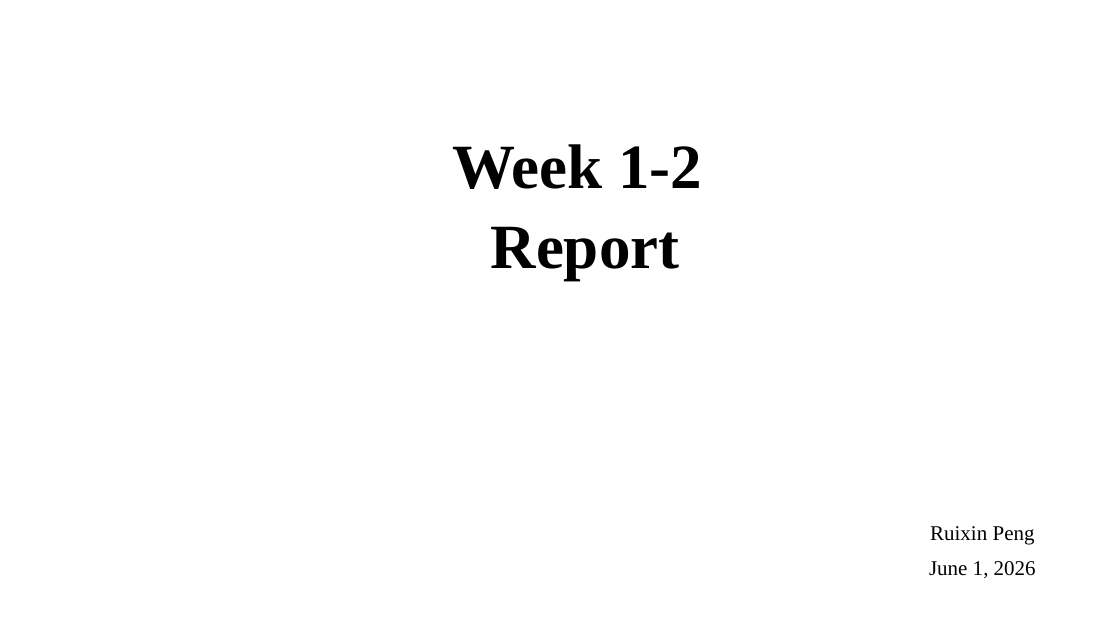
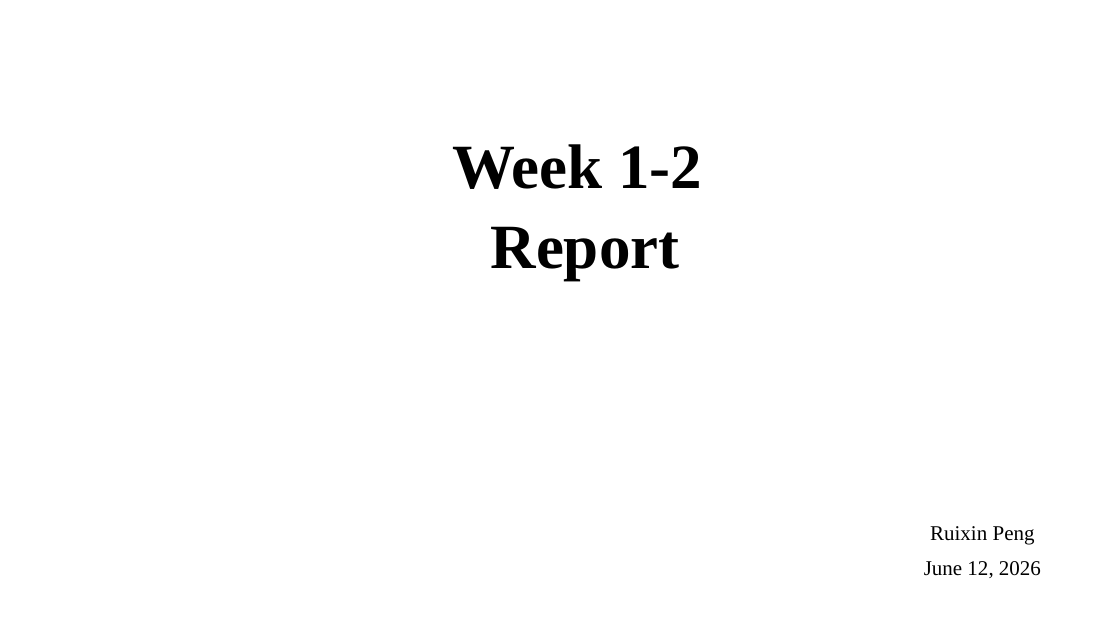
Before and after one commit to Strongxlb/Graduation-Project, a slide deck: slide 1 of meetings/我/6.2.pptx. Drawn at 1120x630 pixels with LibreOffice and Linux fonts; fonts in the diff are those of the drawing. Boxes give left, top, right and bottom in pixels: in the first picture for what was removed or moved away, otherwise in the second. Text is boxed around its words. In the diff, an @@ line names an element or a change of style, - is before the commit and + after.

```diff
--- a/meetings/我/6.2.pptx
+++ b/meetings/我/6.2.pptx
@@ text at box(924, 561, 1041, 578): text changed @@
-June 1, 2026
+June 12, 2026
```
Also in this commit, not shown: 11 other slides changed, 42 other files.
